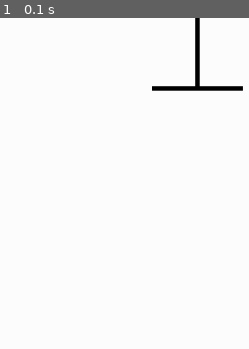
Above: before the commit, frame 1.
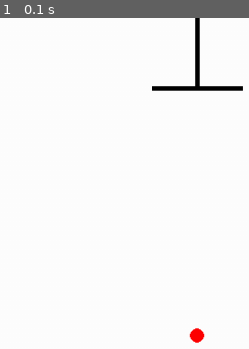
Above: after the commit, the same moment.

Repository: AliEzzat383/Side-Arduino-Projects
Game: pygame game, started from IK visualization/arm-kinematics-main/arm-kinematics-main/IK optimization/generic.py
Same seed, same stepped clock (60 frames per second), same inputs: the game is played once before the commit and once after it.
Inputs:
- Up to frame 1 (0.1 s): no input
The pictures show only the part of the screen within x 50-100%, y 50-100%; the shares and areas given below are measured in that part.

The runs differ from the first frame. In frame 1, 0.2% of the frame differs, in the area x 75-83%, y 93-99%.

Commit message:
top view added

Diff:
--- a/IK visualization/arm-kinematics-main/arm-kinematics-main/IK optimization/generic.py
+++ b/IK visualization/arm-kinematics-main/arm-kinematics-main/IK optimization/generic.py
@@ -185,13 +185,17 @@
         pygame.draw.line(self.screen, self.colors['black'], (self.Cx, self.Cy), (self.xy1[0], self.xy1[1]), 5)
         pygame.draw.line(self.screen, self.colors['black'], (self.xy1[0], self.xy1[1]), (self.xy2[0], self.xy2[1]), 5)
         pygame.draw.line(self.screen, self.colors['black'], (self.xy2[0], self.xy2[1]), (self.xy3[0], self.xy3[1]), 5)
+
         pygame.draw.circle(self.screen, self.colors['blue'], (self.Cx, self.Cy), 8)
         pygame.draw.circle(self.screen, self.colors['black'], (int(self.xy1[0]), int(self.xy1[1])), 8)
         pygame.draw.circle(self.screen, self.colors['red'], (int(self.xy2[0]), int(self.xy2[1])), 8)
         pygame.draw.circle(self.screen, self.colors['red'], (int(self.xy3[0]), int(self.xy3[1])), 8)
         pygame.draw.circle(self.screen, self.colors['red'], (self.destination), 8)
-        # pygame.draw.circle(self.screen, self.black, (self.source), 8)
-        # pygame.draw.line(self.screen, self.black, (self.source[0],self.source[1]), (self.destination[0],self.destination[1]), 5)
+
+        Rmax = 1 * (self.a1 + self.a2 + self.a3)
+        pygame.draw.line(self.screen, self.colors['black'], (self.Cx, (self.Cy + Rmax)), (self.xy0[0], self.xy0[1] + Rmax), 8)
+        pygame.draw.circle(self.screen, self.colors['blue'], (self.Cx, int(self.Cy + Rmax)), 8)
+        pygame.draw.circle(self.screen, self.colors['red'], (int(self.xy0[0]), int(self.xy0[1] + Rmax)), 8)
 
         # Display text on screen
         text_coord = self.font.render(f"input end reach , end y and end height seperated by commas", True, self.colors['black'])
@@ -219,7 +223,6 @@
 
     def move(self):
         # Handle input events
-
         for event in pygame.event.get():
             if event.type == pygame.QUIT:
                 pygame.quit()
@@ -263,8 +266,8 @@
                             self.str = f'{self.theta0},{self.theta1},{self.theta2},0,{self.theta3},{self.theta_gripper}\n'  # .encode()
                             time.sleep(2)
                             ser.write(self.str.encode())
+
                             ser.close()
-
                             self.text = ''  # Clear the input box after processing the coordinates
                         except ValueError:
                             print("Invalid input. Please enter valid comma-separated coordinates.")
